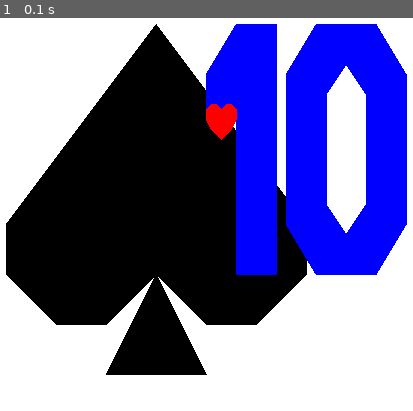
Above: before the commit, frame 1.
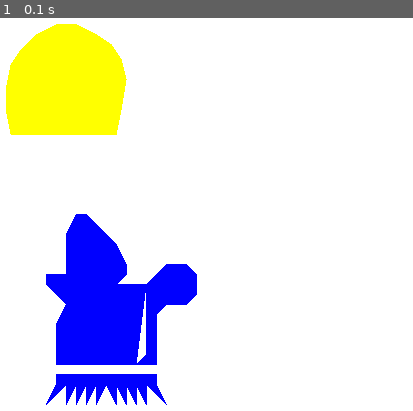
Above: after the commit, the same moment.

Repository: ankhilko/bj_pygame
Game: pygame game, started from main.py
The game is run twice, just before and just after one commit, with the same random seed, the same clock (stepped at 60 frames per second) and the same inputs.
Inputs:
- Up to frame 1 (0.1 s): no input

The runs differ from the first frame. In frame 1, 64% of the frame differs, in the area x 1-99%, y 1-99%.

Commit message:
testing graphics

Diff:
--- a/main.py
+++ b/main.py
@@ -8,6 +8,7 @@
 GREEN = (0, 255, 0)
 RED = (255, 0, 0)
 BLUE = (0, 0, 255)
+ELLOW = (255, 255, 0)
 
 
 ranks = {str(i): i for i in range(2, 11)}
@@ -159,9 +160,15 @@
 
 
 king = {
-'ELLOW': [1, 22, 0, 17, 0, 13, 1, 8, 3, 5, 6, 2, 10, 0, 14, 0, 18, 2, 21, 4, 23, 7, 24, 12, 23, 17, 22, 22],
+'ELLOW': [1, 22, 0, 17, 0, 13, 1, 8, 3, 5, 6, 2, 10, 0, 14, 0, 18, 2, 21, 4, 23, 7, 24, 11, 23, 17, 22.5, 20, 22, 22],
 'BLUE': ([14, 22, 7, 1.5, 10, 0, 18, 22], [0, 15, 23, 7, 24, 12, 0.5, 20])
 }
+
+new_test = [9,0 , 5,4 , 3,8 , 3,10 , 4,12 , 5,13 , 7,14 , 8,14 , 10,13 , 11,12 , 12,13 , 14,14 , 15,14 , 17,13 , 18,12 , 19,10 , 19,8 , 17,4 , 13,0]
+
+
+new_test_2 = ([14,8, 11,8, 12,7, 12,6, 11,4, 8,1, 7,1, 6,3, 6,7, 4,7, 4,8, 6,10, 5,12, 5,16, 15,16, 15,11, 16,10, 18,10, 19,9, 19,7, 18,6, 16,6, 14,8, 14,15, 13,16],
+[15,17, 15,18, 16,20, 14,18, 14,20, 13,18, 13,20, 12,18, 12,20, 11,18, 11,20, 10,18, 9,20, 9,18, 8,20, 8,18, 7,20, 7,18, 6,20, 6,18, 4,20, 5,18, 5,17, 15,17])
 
 
 
@@ -183,10 +190,8 @@
 
 
 
-    draws(BLACK, shapes['spades'], 5, (200, 20))
-    draws(BLUE, shapes['10'], 5, (400, 20))
-    draws(RED, shapes['hearts'], 0.5, (400, 100))
-
+    draws(ELLOW, king['ELLOW'], 5, (200, 20))
+    draws(BLUE, new_test_2, 10, (200, 200))
 
 
 # end of testing area
